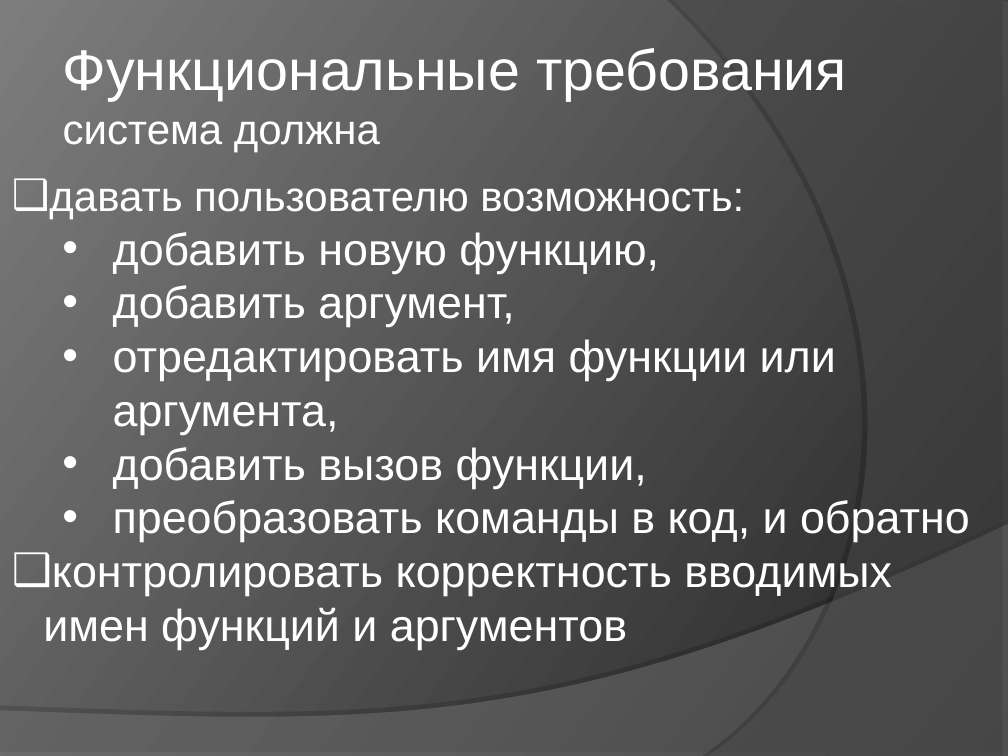
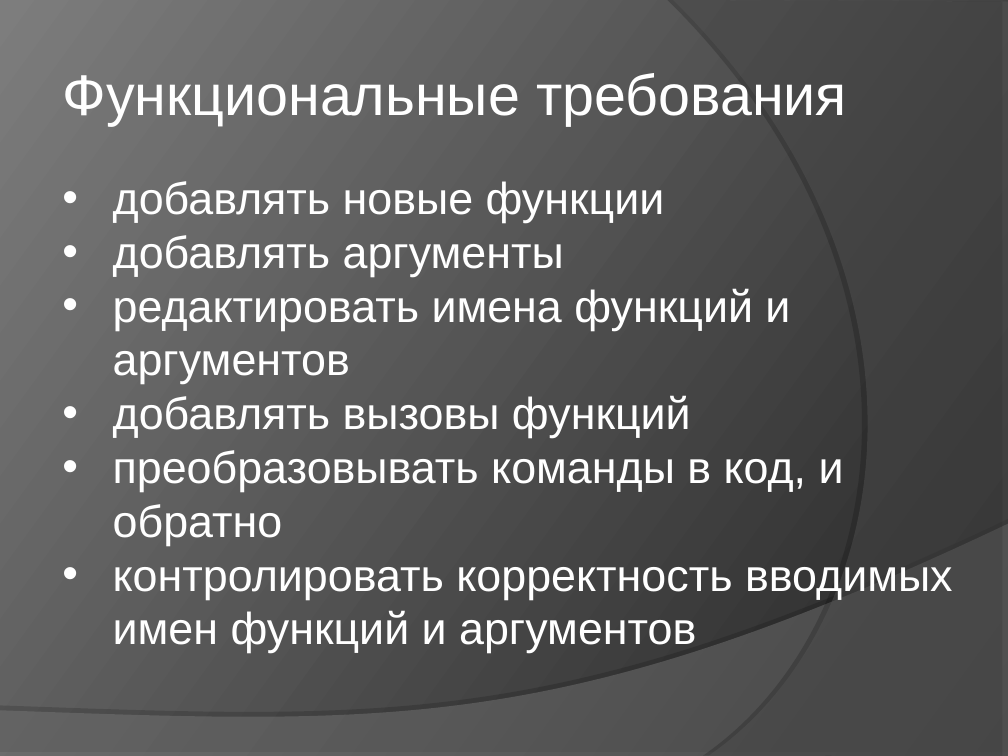
Before and after one commit to klenin/cats-junior, a slide deck: slide 6 of C8503A_Vasilyeva_presentation.ppt. Drawn at 1008x756 pixels with LibreOffice and Linux fonts; fonts in the diff are those of the drawing. Boxes give left, top, right and bottom in pixels: in the first picture for what was removed or moved away, otherwise in the second. Text is boxed around its words. In the diff, an @@ line names an element or a change of style, - is before the commit and + after.

```diff
--- a/C8503A_Vasilyeva_presentation.ppt
+++ b/C8503A_Vasilyeva_presentation.ppt
@@ title at (x1=63, y1=73, x2=847, y2=126): text changed @@
-Функциональные требования
-система должна
+Функциональные требования
@@ text at (x1=113, y1=181, x2=844, y2=546): text changed @@
-❑ давать пользователю возможность:
-  • добавить новую функцию,
-  • добавить аргумент,
-  • отредактировать имя функции или аргумента,
-  • добавить вызов функции,
-  • преобразовать команды в код, и обратно
+  • добавлять новые функции
+  • добавлять аргументы
+  • редактировать имена функций и аргументов
+  • добавлять вызовы функций
+  • преобразовывать команды в код, и обратно
@@ text at (x1=113, y1=567, x2=953, y2=653): bullet ❑ to •; list level 1 to 2 in "контролировать корректность вводимых имен функций ..." @@
```
Also in this commit, not shown: 8 other slides changed, 4 slides removed, 1 other file.
